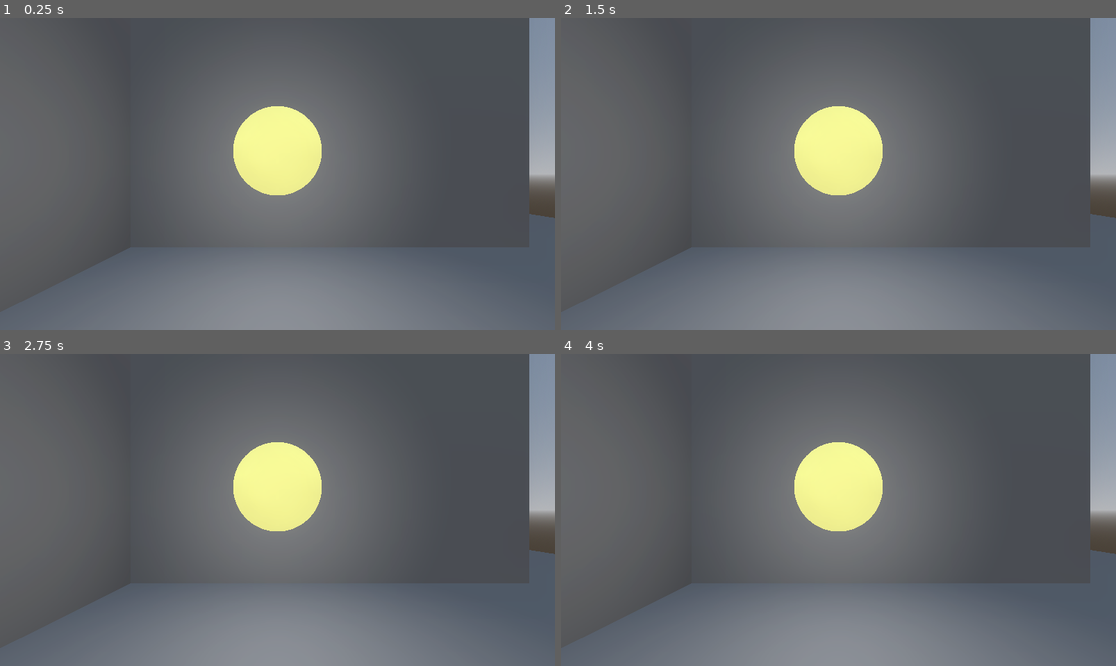
Above: before the commit, frames 1-4 (two rows, left to right).
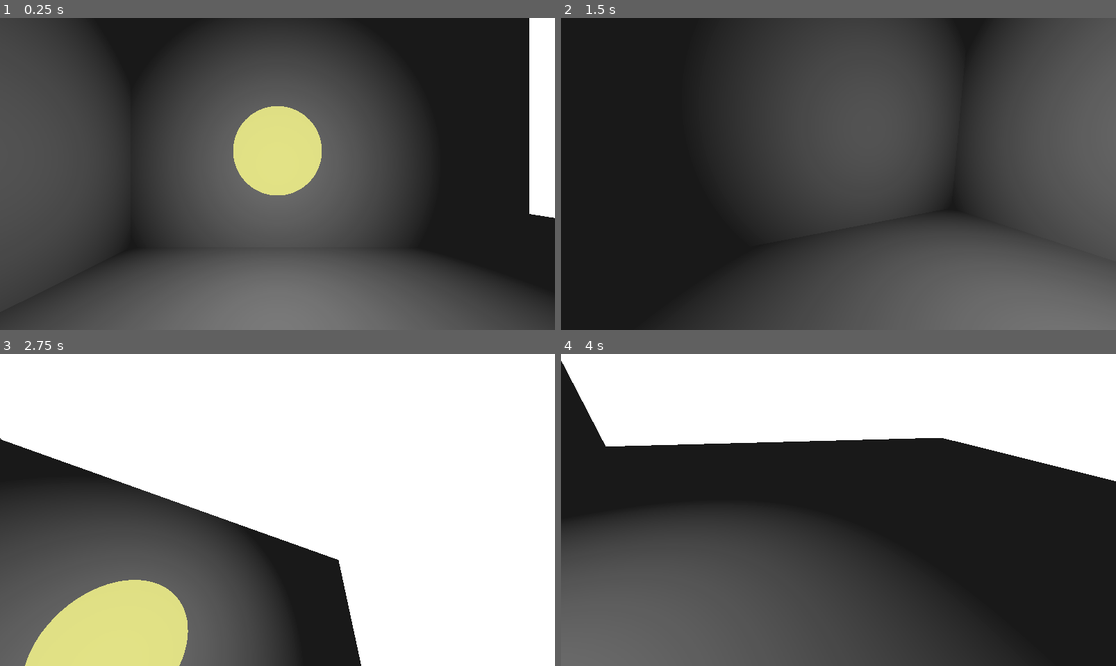
Above: after the commit, the same moments.

Repository: Stormn13/godot-camera-fx-showcase
Game: Godot game, scene res://scenes/node_3d.tscn
Same seed, same stepped clock (60 frames per second), same inputs: the game is played once before the commit and once after it. Before the commit the project has no main scene; this scene is started directly in both runs.
Inputs (mouse positions are in pixels of both pictures, inside the frame that each line leads up to):
- Up to frame 1 (0.25 s): no input
- Up to frame 2 (1.5 s): tap Enter at 0.5 s; move the mouse to (960, 158) at 0.52 s; tap Space at 1.25 s; move the mouse to (727, 189) at 1.27 s
- Up to frame 3 (2.75 s): tap Enter at 2 s; move the mouse to (333, 441) at 2.02 s
- Up to frame 4 (4 s): tap Space at 2.75 s; move the mouse to (810, 572) at 2.77 s; tap Enter at 3.5 s; move the mouse to (1005, 556) at 3.52 s

The runs differ from the first frame. In frame 1, 89% of the frame differs, in the area x 0-100%, y 0-100%; in frame 2, 80%; in frame 3, 92%; in frame 4, 90%.

Commit message:
night sky added

Diff:
--- a/project.godot
+++ b/project.godot
@@ -11,5 +11,6 @@
 [application]
 
 config/name="New Game Project"
+run/main_scene="res://scenes/node_3d.tscn"
 config/features=PackedStringArray("4.3", "Forward Plus")
 config/icon="res://icon.svg"
--- a/scenes/node_3d.tscn
+++ b/scenes/node_3d.tscn
@@ -1,19 +1,12 @@
-[gd_scene load_steps=11 format=3 uid="uid://4xgfsqid01er"]
+[gd_scene load_steps=10 format=3 uid="uid://4xgfsqid01er"]
 
 [ext_resource type="Shader" path="res://shaders/bulb.gdshader" id="1_fo1nw"]
+[ext_resource type="Script" path="res://scripts/camera_3d.gd" id="2_mbubo"]
 [ext_resource type="Shader" path="res://shaders/camerashader.gdshader" id="2_xlpiu"]
 
-[sub_resource type="ProceduralSkyMaterial" id="ProceduralSkyMaterial_dihsy"]
-
-[sub_resource type="Sky" id="Sky_hrjg6"]
-sky_material = SubResource("ProceduralSkyMaterial_dihsy")
-process_mode = 1
-
-[sub_resource type="Environment" id="Environment_rhi83"]
+[sub_resource type="Environment" id="Environment_55q7d"]
 background_mode = 2
-sky = SubResource("Sky_hrjg6")
 glow_enabled = true
-glow_bloom = 0.09
 
 [sub_resource type="BoxMesh" id="BoxMesh_ei8r0"]
 
@@ -31,7 +24,7 @@
 [node name="Node3D" type="Node3D"]
 
 [node name="WorldEnvironment" type="WorldEnvironment" parent="."]
-environment = SubResource("Environment_rhi83")
+environment = SubResource("Environment_55q7d")
 
 [node name="floor" type="MeshInstance3D" parent="."]
 transform = Transform3D(20, 0, 0, 0, 1, 0, 0, 0, 20, 0, -0.5, 0)
@@ -52,6 +45,8 @@
 
 [node name="Camera3D" type="Camera3D" parent="."]
 transform = Transform3D(1, 0, 0, 0, 1, 0, 0, 0, 1, -1, 1.74525, 2.34129)
+current = true
+script = ExtResource("2_mbubo")
 
 [node name="OmniLight3D" type="OmniLight3D" parent="."]
 transform = Transform3D(1, 0, 0, 0, 1, 0, 0, 0, 1, -1, 2, 0)
--- /dev/null
+++ b/scripts/camera_3d.gd
@@ -0,0 +1,19 @@
+extends Camera3D
+
+@export var sensitivity := 0.005
+
+var pitch := 0.0
+
+func _ready():
+	Input.set_mouse_mode(Input.MOUSE_MODE_CAPTURED)
+
+func _input(event):
+
+	if event is InputEventMouseMotion:
+
+		rotation.y -= event.relative.x * sensitivity
+
+		pitch -= event.relative.y * sensitivity
+		pitch = clamp(pitch, deg_to_rad(-90), deg_to_rad(90))
+
+		rotation.x = pitch
